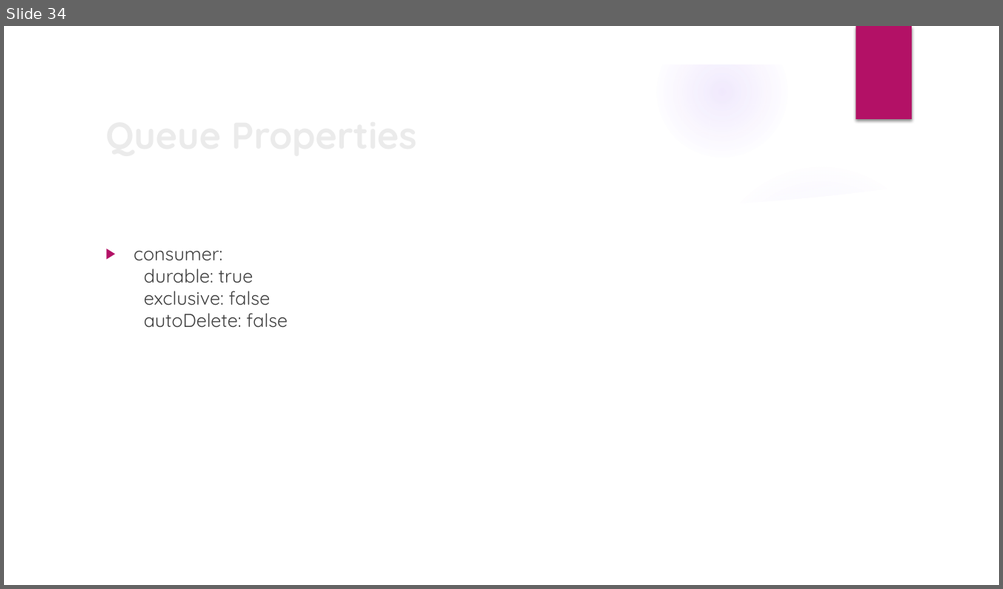
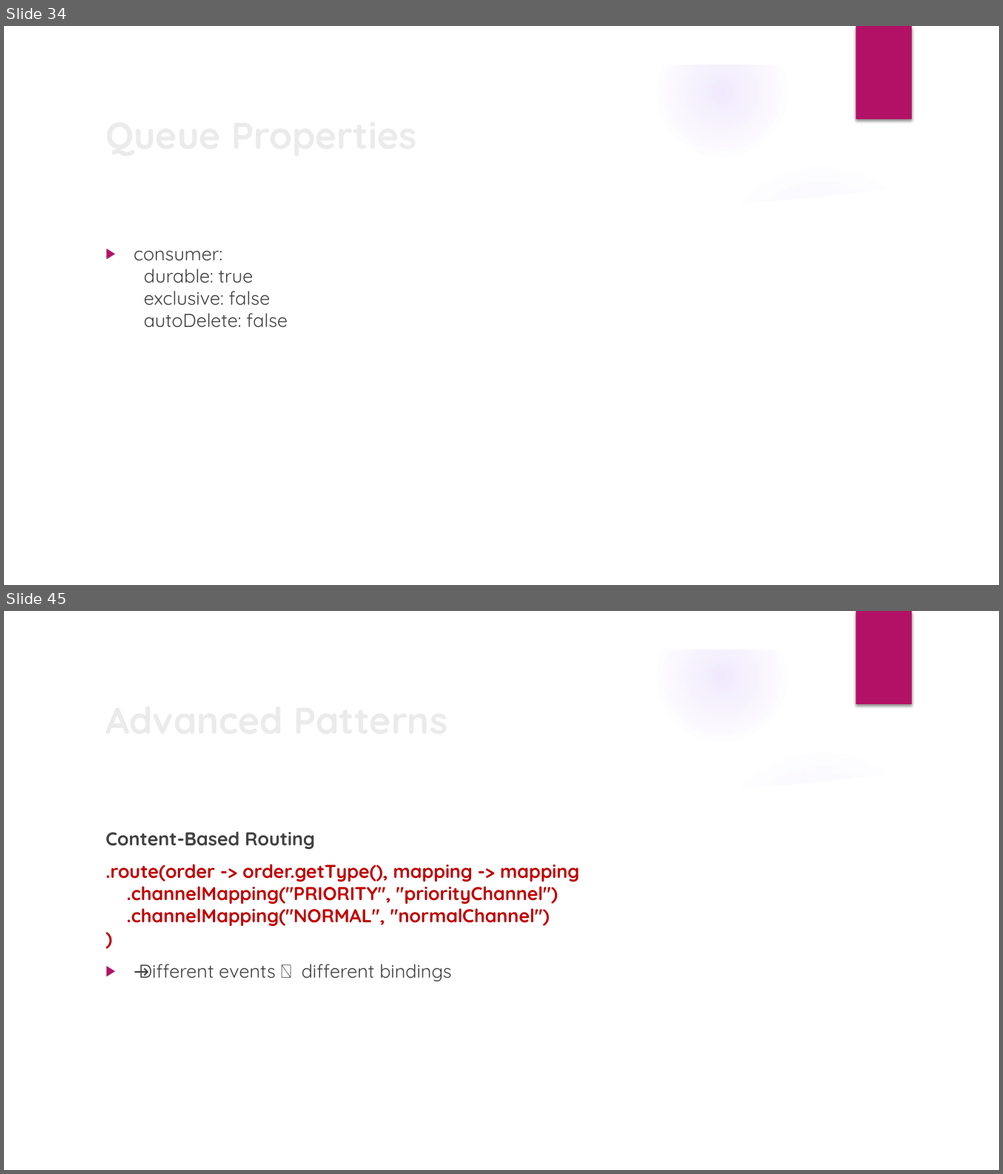
Before and after one commit to anjumunoth/ness-spring-integration, a slide deck: Spring Cloud Stream.pptx. Shown one above the other, each under a label of ours: slide 34 before the commit, slides 34 and 45 after it; the slides between them are not shown. The pictures are 1003x589 and 1003x1174 pixels, drawn with LibreOffice and Linux fonts; fonts in the diff are those of the drawing; background and template pictures are left out. Boxes give left, top, right and bottom in pixels: in the first picture for what was removed or moved away, otherwise in the second. Text is boxed around its words. In the diff, an @@ line names an element or a change of style, - is before the commit and + after.

```diff
--- a/Spring Cloud Stream.pptx
+++ b/Spring Cloud Stream.pptx
@@ slide 45 added at (4, 611, 999, 1170), background picture (left out); not listed: 9 template elements that a slide beside it also shows @@
@@ title added at (98, 690, 813, 748), 36 pt, text #EBEBEB, bold @@
+Advanced Patterns
@@ text added at (105, 832, 579, 982), 18 pt, text #C00000, bold @@
+Content-Based Routing
+.route(order -> order.getType(), mapping -> mapping
+.channelMapping("PRIORITY", "priorityChannel")
+.channelMapping("NORMAL", "normalChannel")
+)
+▶ 👉 Different events → different bindings
```
Also in this commit, not shown: 49 other slides added, 2 other files.
